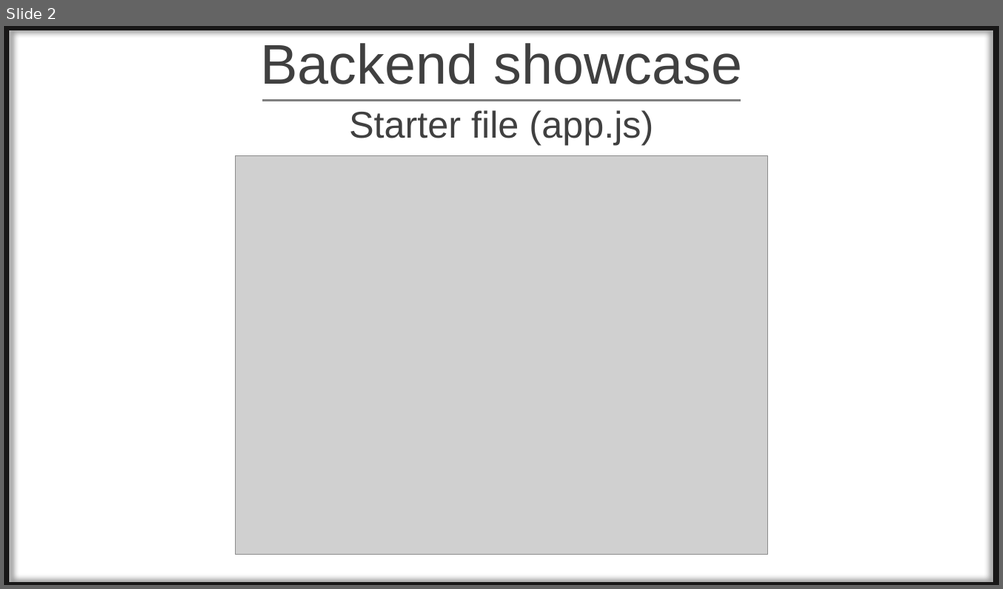
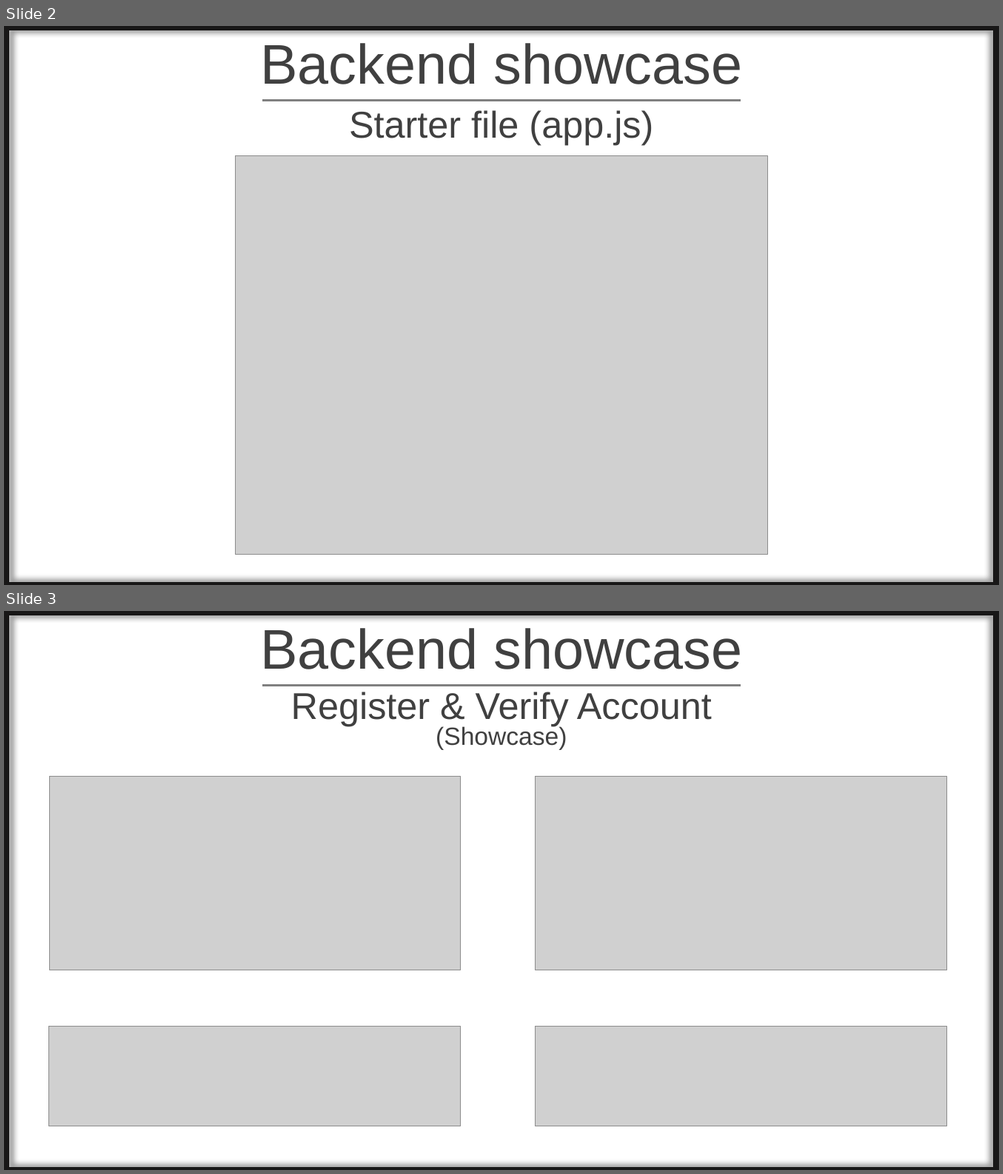
Before and after one commit to tamasrobert/NasaPC, a slide deck: Documentations/NasaPC_WebShopProject.pptx. Shown one above the other, each under a label of ours: slide 2 before the commit, slides 2 and 3 after it. The pictures are 1003x589 and 1003x1174 pixels, drawn with LibreOffice and Linux fonts; fonts in the diff are those of the drawing; grey boxes stand for pictures; background and template pictures are left out. Boxes give left, top, right and bottom in pixels: in the first picture for what was removed or moved away, otherwise in the second. Text is boxed around its words. In the diff, an @@ line names an element or a change of style, - is before the commit and + after.

Commit message:
backend progression - register & verify account done

```diff
--- a/Documentations/NasaPC_WebShopProject.pptx
+++ b/Documentations/NasaPC_WebShopProject.pptx
@@ slide 3 added at (4,611,999,1170), background #FFFFFF; not listed: 1 template element that a slide beside it also shows @@
@@ title added at (260,628,742,669), 54 pt, text #404040 @@
+Backend showcase
@@ line added from (262, 686) to (741, 686), #808080 2 pt @@
@@ subtitle added at (291,692,711,726), 36 pt, text #404040 @@
+Register & Verify Account
@@ text added at (435,725,566,750), 24 pt, text #404040 @@
+(Showcase)
@@ picture added at (50,777,461,971) @@
@@ picture added at (535,777,946,971) @@
@@ picture added at (48,1027,461,1127) @@
@@ picture added at (535,1027,946,1127) @@
```
Also in this commit, not shown: 1 other slide added.
